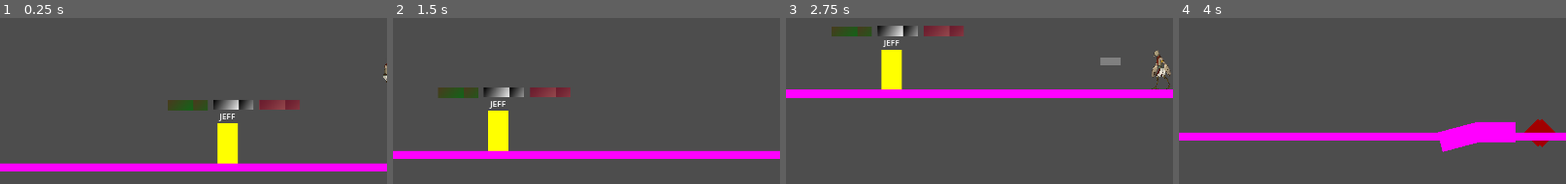
Above: before the commit, frames 1-4 (left to right).
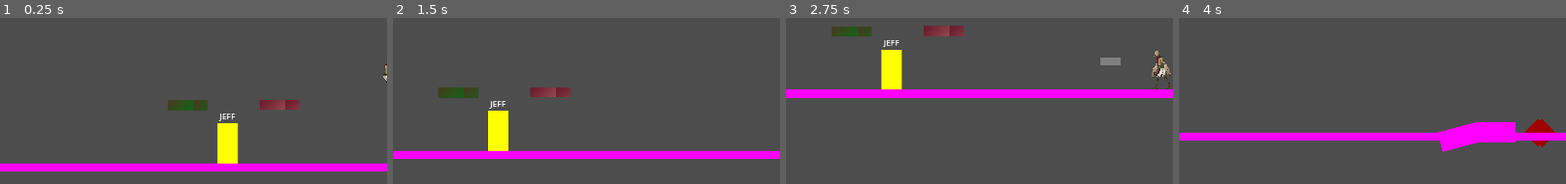
Above: after the commit, the same moments.

Repository: M4przybysz/Kamen-z-serca
Game: Godot game, scene res://src/main/main.tscn
Two runs of this game, one before a commit and one after it. Both use one fixed random seed, a clock stepped at 60 frames per second and the inputs below.
Inputs (mouse positions are % of the whole screen's width and height, from its top left):
- Up to frame 1 (0.25 s): no input
- Up to frame 2 (1.5 s): move the mouse to (72, 52) at 0.52 s; hold D (move_right) from 0.53 s (still down); tap Mouse wheel down (change_feather_down) at 0.6 s; tap Space (jump) at 0.77 s; move the mouse to (30, 65) at 1.27 s; tap Mouse wheel up (change_feather_up) at 1.35 s
- Up to frame 3 (2.75 s): tap Space (jump) at 1.52 s; move the mouse to (60, 30) at 2.02 s; release D (move_right) at 2.03 s; hold A (move_left) from 2.03 s (still down); tap Middle mouse button (feather_throw) at 2.1 s
- Up to frame 4 (4 s): move the mouse to (45, 85) at 2.77 s; release A (move_left) at 2.78 s; hold D (move_right) from 2.78 s (still down); tap Q (shield_use) at 2.85 s; tap Space (jump) at 3.02, 3.77 s; move the mouse to (80, 78) at 3.52 s; tap Shift (slide_and_air_dash) at 3.6 s
The pictures show only the part of the screen within x 0-50%, y 43-93%; the shares and areas given below are measured in that part.

The runs differ from the first frame. In frame 1, 0.4% of the frame differs, in the area x 55-66%, y 49-56%; in frame 2, 0.4%; in frame 3, 0.5%, in the area x 23-35%, y 4-12%; in frame 4, nothing differs.

Commit message:
Exports added

Diff:
--- a/la_creatura_game/src/templates/enviroment/Platform_basic.tscn
+++ b/la_creatura_game/src/templates/enviroment/Platform_basic.tscn
@@ -1,4 +1,6 @@
-[gd_scene load_steps=4 format=3 uid="uid://dr1pgdanv45c4"]
+[gd_scene load_steps=5 format=3 uid="uid://dr1pgdanv45c4"]
+
+[ext_resource type="Script" path="res://src/templates/enviroment/platform_basic.gd" id="1_tesby"]
 
 [sub_resource type="Gradient" id="Gradient_plxia"]
 
@@ -10,6 +12,7 @@
 size = Vector2(100, 25)
 
 [node name="PlatformBasic" type="StaticBody2D"]
+script = ExtResource("1_tesby")
 
 [node name="TextureRect" type="TextureRect" parent="."]
 texture_repeat = 2
--- a/la_creatura_game/src/templates/enviroment/Platform_slowing.tscn
+++ b/la_creatura_game/src/templates/enviroment/Platform_slowing.tscn
@@ -1,4 +1,6 @@
-[gd_scene load_steps=5 format=3 uid="uid://vhd8wu8sob1g"]
+[gd_scene load_steps=6 format=3 uid="uid://vhd8wu8sob1g"]
+
+[ext_resource type="Script" path="res://src/templates/enviroment/platform_slowing.gd" id="1_8hofe"]
 
 [sub_resource type="Gradient" id="Gradient_plxia"]
 interpolation_mode = 2
@@ -15,6 +17,7 @@
 size = Vector2(100, 18)
 
 [node name="PlatformSlowing" type="StaticBody2D"]
+script = ExtResource("1_8hofe")
 
 [node name="TextureRect" type="TextureRect" parent="."]
 texture_repeat = 2
--- /dev/null
+++ b/la_creatura_game/src/templates/enviroment/platform_basic.gd
@@ -0,0 +1,14 @@
+extends StaticBody2D
+
+@onready var collision: CollisionShape2D = $CollisionShape2D
+@onready var texture_rect: TextureRect = $TextureRect
+
+@export var texture_file: ImageTexture
+@export var width: int = 100
+@export var height: int = 25
+
+func _ready() -> void:
+	texture_rect.texture=texture_file
+	collision.shape.size.x = width
+	collision.shape.size.y = height
+	collision.position = Vector2(width/2, height/2)
--- /dev/null
+++ b/la_creatura_game/src/templates/enviroment/platform_slowing.gd
@@ -0,0 +1,14 @@
+extends StaticBody2D
+
+@onready var collision: CollisionShape2D = $CollisionShape2D
+@onready var texture_rect: TextureRect = $TextureRect
+
+@export var texture_file: ImageTexture
+@export var width: int = 100
+@export var height: int = 25
+
+func _ready() -> void:
+	# texture_rect.texture=texture_file
+	collision.shape.size.x = width
+	collision.shape.size.y = height
+	collision.position = Vector2(width/2, height/2)
